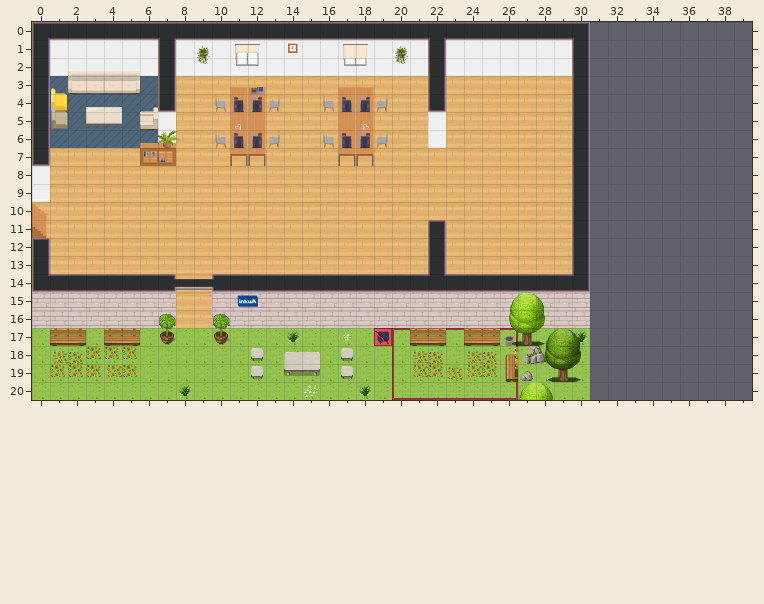
Tiled map (JSON): map.tmj. This is how it looked before the edit.
Cells are 32x32 px. Shown: x 0..39, y 0..20. The old version is drawn lined up with the new one.
The result:
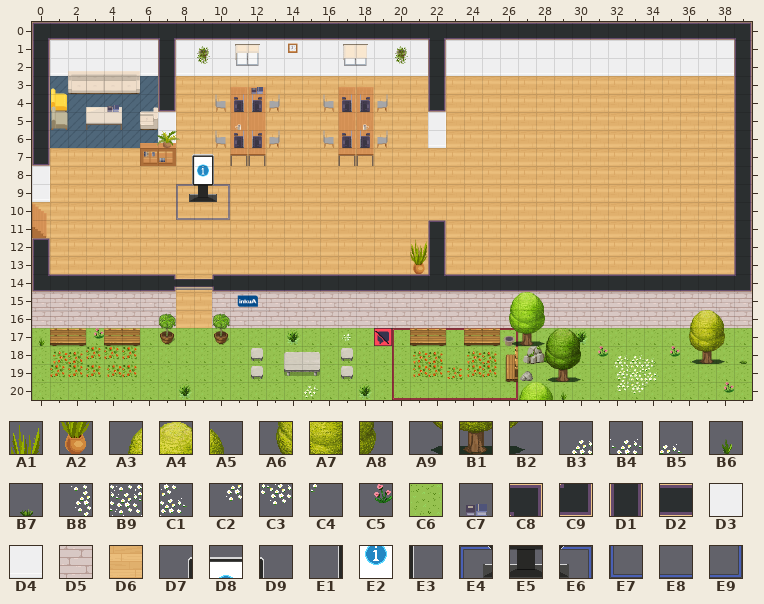
Key: from "WA_Decoration": A1 75, A2 87; from "WA_Exterior": A3 81, A4 82, A5 83, A6 106, A7 107, A8 108, A9 131, B1 132, B2 133, B3 503, B4 504, B5 505, B6 508, B7 509, B8 528, B9 529, C1 530, C2 553, C3 554, C4 555, C5 606, C6 628; from "WA_Miscellaneous": C7 74; from "WA_Room_Builder": C8 29, C9 54, D1 102, D2 104, D3 203, D4 228, D5 310, D6 350; from "WA_User_Interface": D7 23, D8 24, D9 25, E1 36, E2 37, E3 38, E4 49, E5 50, E6 51, E7 62, E8 63, E9 64.
__ is an empty cell.
The exact change:
map size 31x21 -> 40x21 cells
Layer "floor/floor1":
y 3..13: x 31..38 __ __ __ __ __ __ __ __ -> D6 D6 D6 D6 D6 D6 D6 D6
y 17: x 31..36 __ __ __ __ __ __ -> C6 C6 C6 C6 C6 C6; x 38..39 __ __ -> C6 C6
y 18..20: x 31..39 __ __ __ __ __ __ __ __ __ -> C6 C6 C6 C6 C6 C6 C6 C6 C6
Layer "walls/walls1":
y 0: x 30..39 C8 __ __ __ __ __ __ __ __ __ -> D2 D2 D2 D2 D2 D2 D2 D2 D2 C8
y 1: x 30..39 D1 __ __ __ __ __ __ __ __ __ -> D3 D3 D3 D3 D3 D3 D3 D3 D3 D1
y 2: x 30..39 D1 __ __ __ __ __ __ __ __ __ -> D4 D4 D4 D4 D4 D4 D4 D4 D4 D1
y 3..13: x 30 D1 -> __; x 39 __ -> D1
y 14: x 30..39 C9 __ __ __ __ __ __ __ __ __ -> D2 D2 D2 D2 D2 D2 D2 D2 D2 C9
y 15..16: x 31..39 __ __ __ __ __ __ __ __ __ -> D5 D5 D5 D5 D5 D5 D5 D5 D5
Layer "furniture/furniture1":
y 12: x 21 __ -> A1
y 13: x 21 __ -> A2
Layer "above/above1":
y 7: x 8..10 __ __ __ -> D7 D8 D9
y 8: x 8..10 __ __ __ -> E1 E2 E3
y 9: x 8..10 __ __ __ -> E4 E5 E6
y 10: x 8..10 __ __ __ -> E7 E8 E9
Layer "above/above2":
y 4: x 4 __ -> C7
y 16: x 36..38 __ __ __ -> A3 A4 A5
y 17: x 0 __ -> B6; x 3 __ -> C5; x 36..38 __ __ __ -> A6 A7 A8
y 18: x 31..39 __ __ __ __ __ __ __ __ __ -> C5 B3 B4 B5 C5 A9 B1 B2 B7
y 19: x 32..34 __ __ __ -> B8 B9 C1
y 20: x 29 __ -> B6; x 32..34 __ __ __ -> C2 C3 C4; x 38 __ -> C5
Changed places in both pictures, as pixel boxes (x1, y1, x2, y2):
changed: (572, 22, 752, 400)
added: (107, 105, 119, 112)
added: (176, 154, 230, 220)
added: (410, 239, 427, 274)
added: (39, 338, 45, 346)
added: (94, 328, 104, 339)
added: (561, 392, 567, 400)
